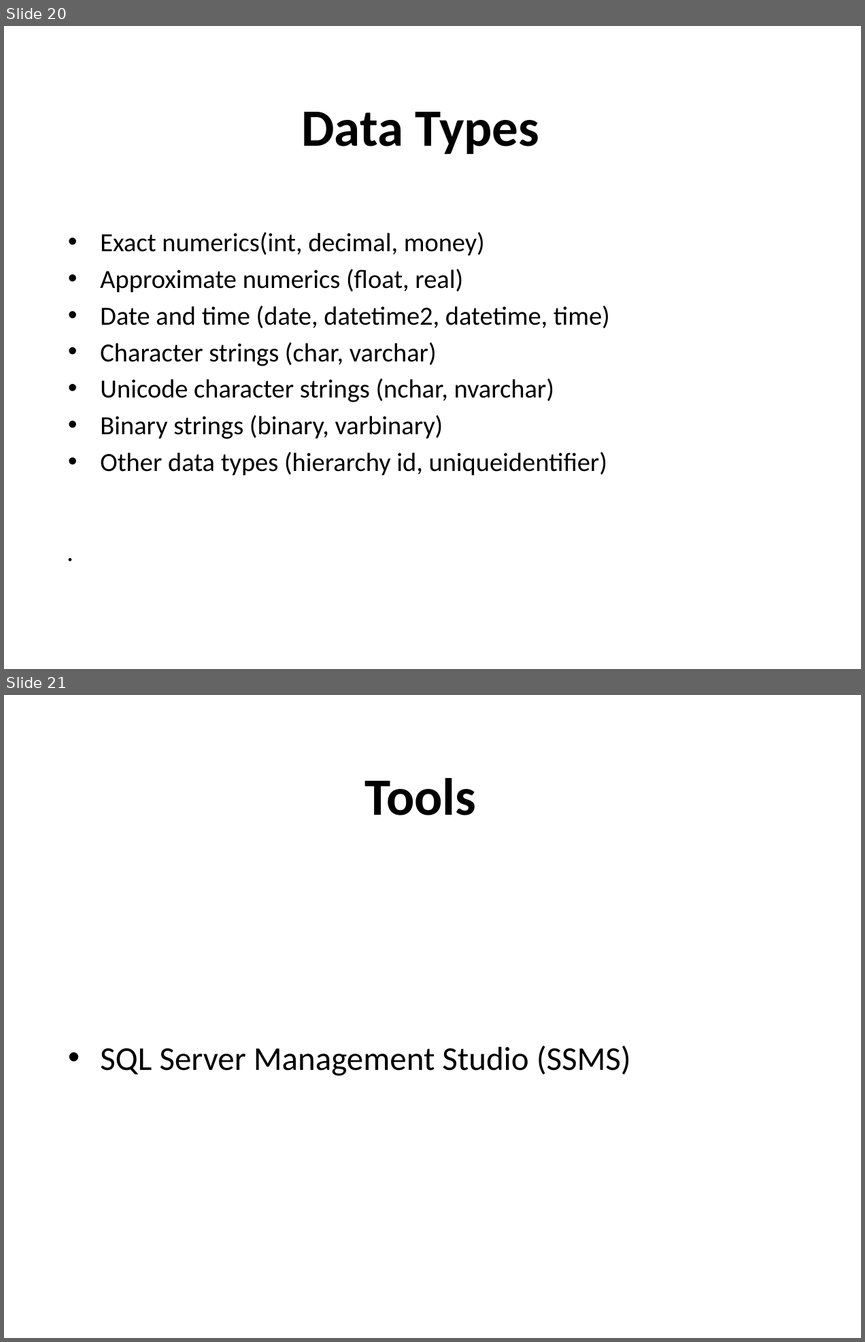
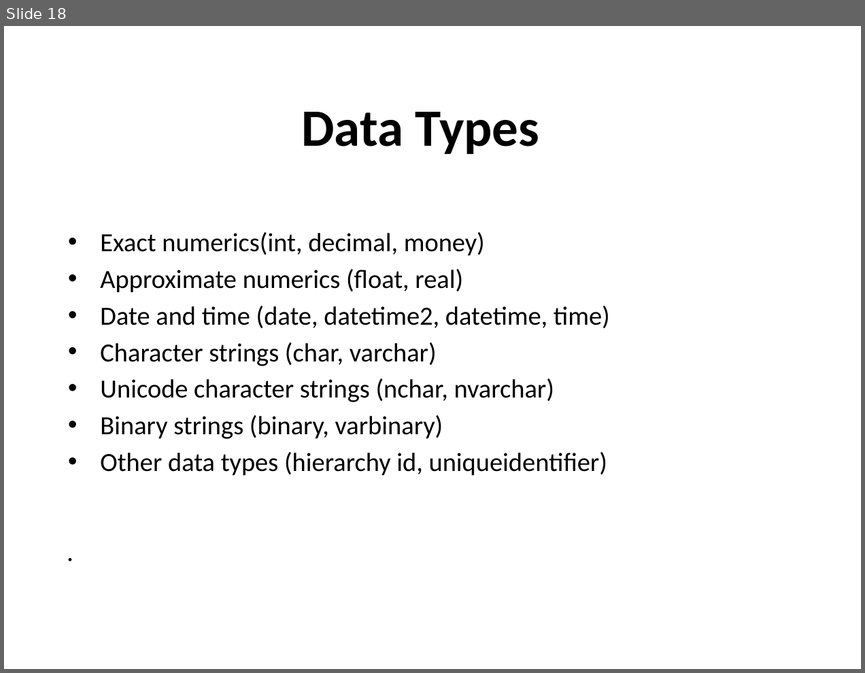
Before and after one commit to Flu10/Zero2Hero2016, a slide deck: presentation/SQL Z2H 2016.pptx. Shown one above the other, each under a label of ours: slides 20 and 21 before the commit, slide 18 after it. The pictures are 865x1342 and 865x673 pixels, drawn with LibreOffice and Linux fonts; fonts in the diff are those of the drawing; background and template pictures are left out. Boxes give left, top, right and bottom in pixels: in the first picture for what was removed or moved away, otherwise in the second. Text is boxed around its words. In the diff, an @@ line names an element or a change of style, - is before the commit and + after.

```diff
--- a/presentation/SQL Z2H 2016.pptx
+++ b/presentation/SQL Z2H 2016.pptx
@@ slide 21 removed at [4,695,861,1338], background picture (left out) @@
@@ title removed at [365,778,477,815] @@
-Tools
@@ text removed at [100,1045,631,1076] @@
-• SQL Server Management Studio (SSMS)
@@ what was slide 20 is now slide 18 @@
```
Also in this commit, not shown: 5 slides changed, 5 slides added, 2 other slides removed.
